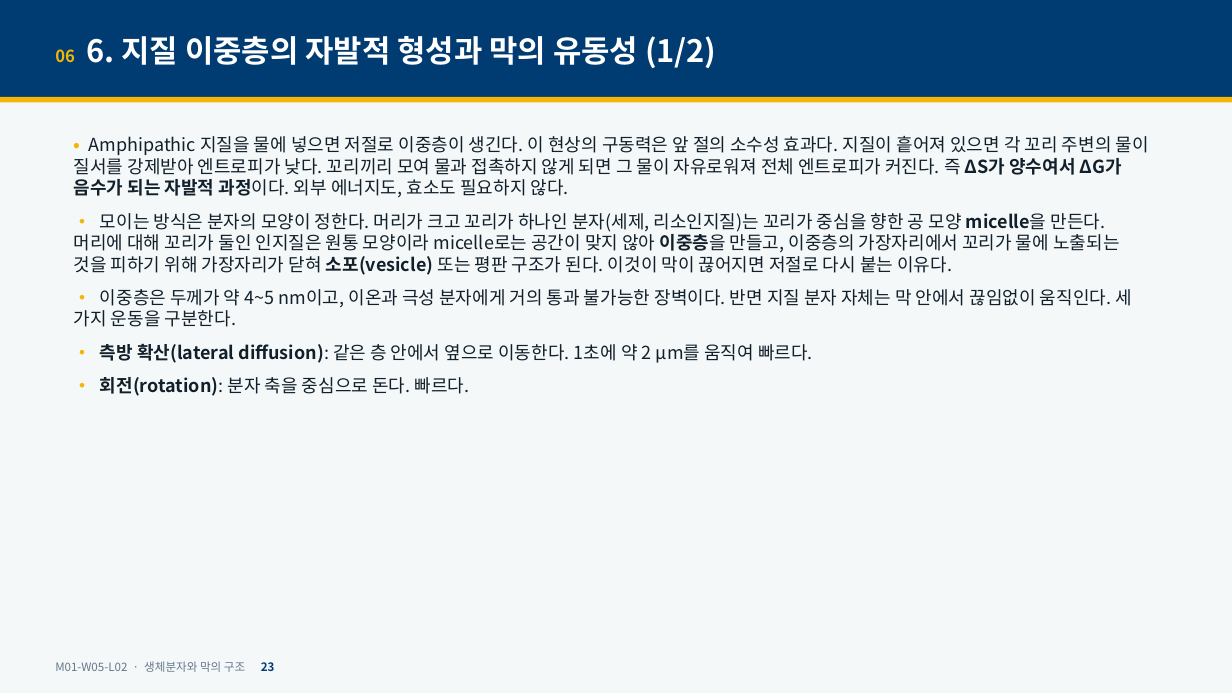
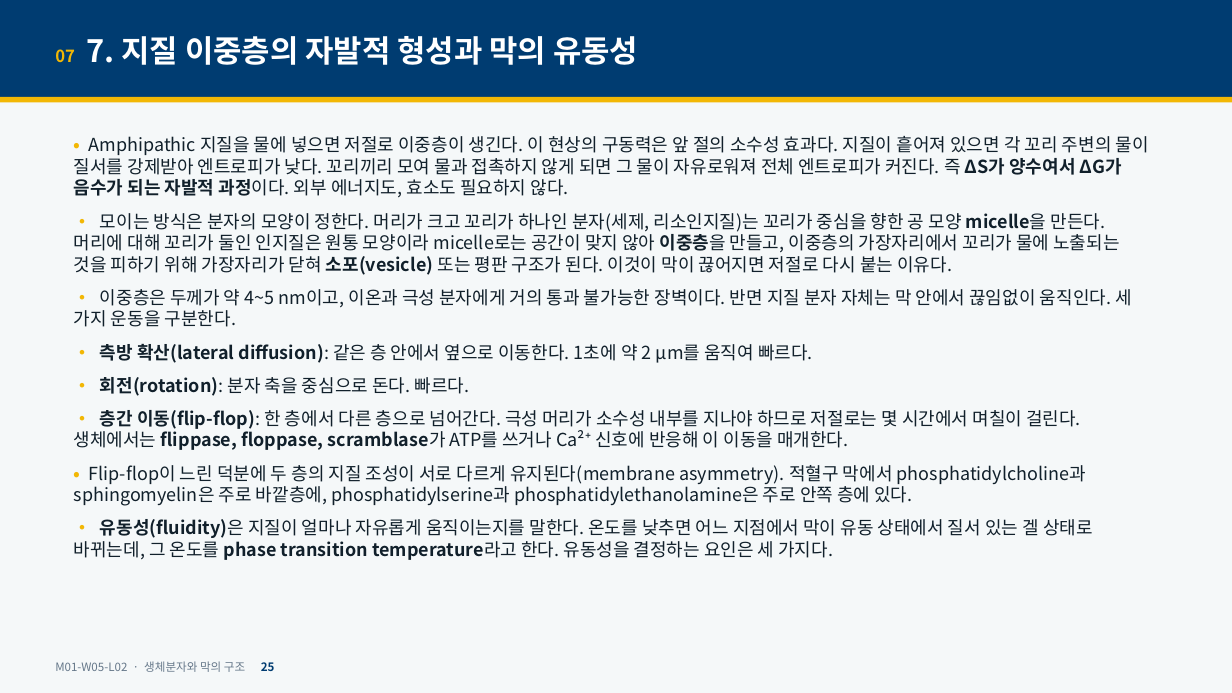
Before and after one commit to hoperiasd2/hoperiasd2.github.io, a slide deck: slide 25 of curriculum/M01/W05/L02/slides.pptx (slide 23 before the commit). Drawn at 1232x693 pixels with LibreOffice and Linux fonts; fonts in the diff are those of the drawing. Boxes give left, top, right and bottom in pixels: in the first picture for what was removed or moved away, otherwise in the second. Text is boxed around its words. In the diff, an @@ line names an element or a change of style, - is before the commit and + after.

```diff
--- a/curriculum/M01/W05/L02/slides.pptx
+++ b/curriculum/M01/W05/L02/slides.pptx
@@ text at [55,36,638,65]: text changed @@
-06 6. 지질 이중층의 자발적 형성과 막의 유동성 (1/2)
+07 7. 지질 이중층의 자발적 형성과 막의 유동성
@@ text at [74,410,1093,560]: paragraphs added @@
+• 층간 이동(flip-flop): 한 층에서 다른 층으로 넘어간다. 극성 머리가 소수성 내부를 지나야 하므로 저절로는 몇 시간에서 며칠이 걸린다. 생체에서는 flippase, floppase, scramblase가 ATP를 쓰거나 Ca²⁺ 신호에 반응해 이 이동을 매개한다.
+• Flip-flop이 느린 덕분에 두 층의 지질 조성이 서로 다르게 유지된다(membrane asymmetry). 적혈구 막에서 phosphatidylcholine과 sphingomyelin은 주로 바깥층에, phosphatidylserine과 phosphatidylethanolamine은 주로 안쪽 층에 있다.
+• 유동성(fluidity)은 지질이 얼마나 자유롭게 움직이는지를 말한다. 온도를 낮추면 어느 지점에서 막이 유동 상태에서 질서 있는 겔 상태로 바뀌는데, 그 온도를 phase transition temperature라고 한다. 유동성을 결정하는 요인은 세 가지다.
@@ text at [55,661,275,672]: text changed @@
-M01-W05-L02 · 생체분자와 막의 구조 23
+M01-W05-L02 · 생체분자와 막의 구조 25
```
Also in this commit, not shown: 35 other slides changed, 17 slides added, 1 slide removed, 5 other files.
